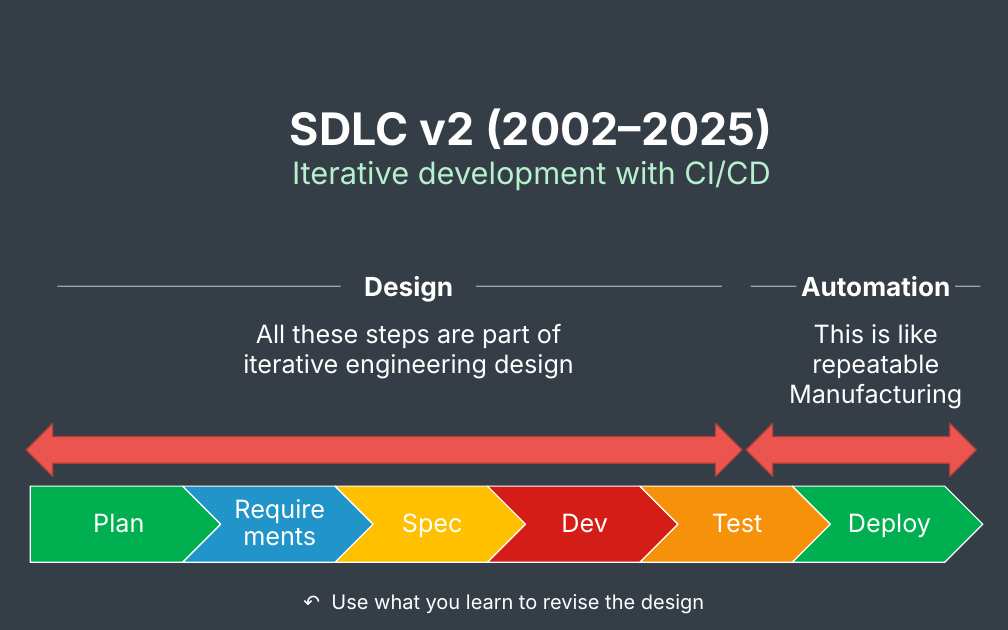
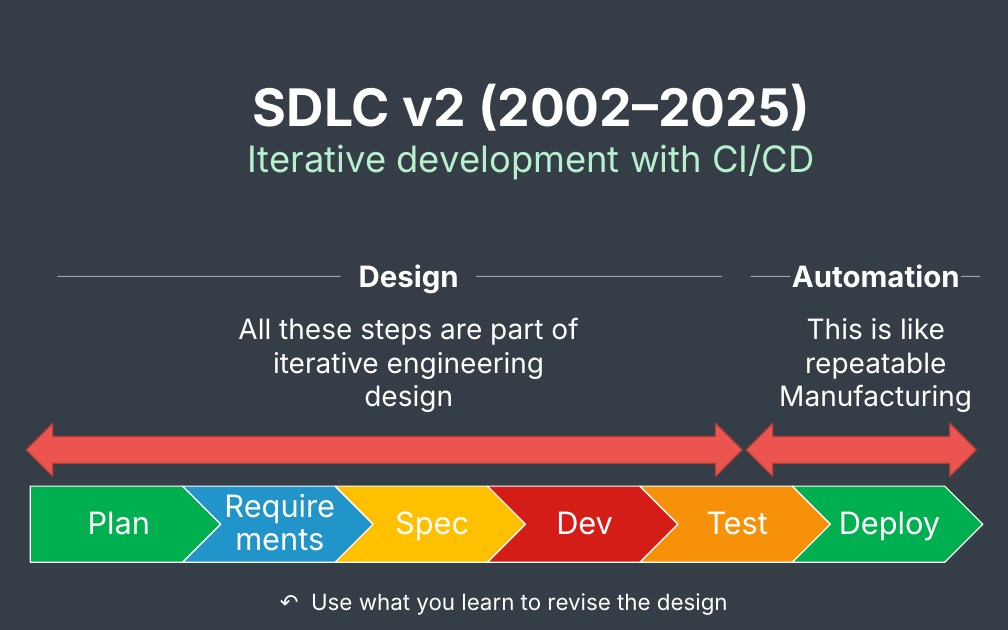
Before and after one commit to jacdevos/jacdevos.github.io, a slide deck: slide 4 of assets/article_images/2026-11-12-sdlc-in-the-agentic-era/sdlc-in-the-agentic-era.pptx. Drawn at 1008x630 pixels with LibreOffice and Linux fonts; fonts in the diff are those of the drawing. Boxes give left, top, right and bottom in pixels: in the first picture for what was removed or moved away, otherwise in the second. Text is boxed around its words. In the diff, an @@ line names an element or a change of style, - is before the commit and + after.

Commit message:
Enlarge text throughout the SDLC diagrams

```diff
--- a/assets/article_images/2026-11-12-sdlc-in-the-agentic-era/sdlc-in-the-agentic-era.pptx
+++ b/assets/article_images/2026-11-12-sdlc-in-the-agentic-era/sdlc-in-the-agentic-era.pptx
@@ title "SDLC v2 (2002–2025) Iterative development ..." moved from (x1=290, y1=108, x2=772, y2=191) to (x1=248, y1=83, x2=814, y2=180) @@
@@ title "SDLC v2 (2002–2025) Iterative development ..." at (x1=248, y1=83, x2=814, y2=180): size 32 to 37 pt in "SDLC v2 (2002–2025)"; size 22 to 26 pt in "Iterative development with CI/CD" @@
@@ text "Design" at (x1=359, y1=264, x2=459, y2=294): size 18.8 to 21 pt @@
@@ text "Automation" at (x1=792, y1=264, x2=960, y2=288): size 18.8 to 21 pt @@
@@ 2 texts, 2 rectangles moved together from (x1=57, y1=276, x2=950, y2=302) to (x1=57, y1=264, x2=960, y2=294) @@
@@ rectangle resized from (x1=751, y1=286, x2=796, y2=287) to (x1=751, y1=276, x2=790, y2=277) @@
@@ rectangle resized from (x1=956, y1=286, x2=981, y2=287) to (x1=962, y1=276, x2=981, y2=277) @@
@@ text "All these steps are part ..." moved from (x1=243, y1=324, x2=574, y2=378) to (x1=238, y1=317, x2=578, y2=412) @@
@@ text "All these steps are part ..." at (x1=238, y1=317, x2=578, y2=412): size 18 to 20 pt @@
@@ text "This is like repeatable Manufacturing" at (x1=779, y1=318, x2=972, y2=412): size 18 to 20 pt @@
@@ text "This is like repeatable Manufacturing" moved from (x1=789, y1=324, x2=962, y2=408) to (x1=779, y1=318, x2=972, y2=412) @@
@@ text at (x1=224, y1=494, x2=335, y2=551): text changed; size 18 to 22 pt @@
-Requirements
+Require
+ments
@@ size 18 to 22 pt; more space between paragraphs in 5 elements at (x1=88, y1=511, x2=150, y2=535), (x1=395, y1=511, x2=469, y2=540), (x1=556, y1=511, x2=613, y2=535), (x1=706, y1=511, x2=768, y2=535), (x1=839, y1=511, x2=941, y2=540) @@
@@ text "↶ Use what you learn ..." at (x1=311, y1=593, x2=728, y2=615): size 14.2 to 16 pt @@
```
Also in this commit, not shown: 2 other slides changed, 3 other files.
